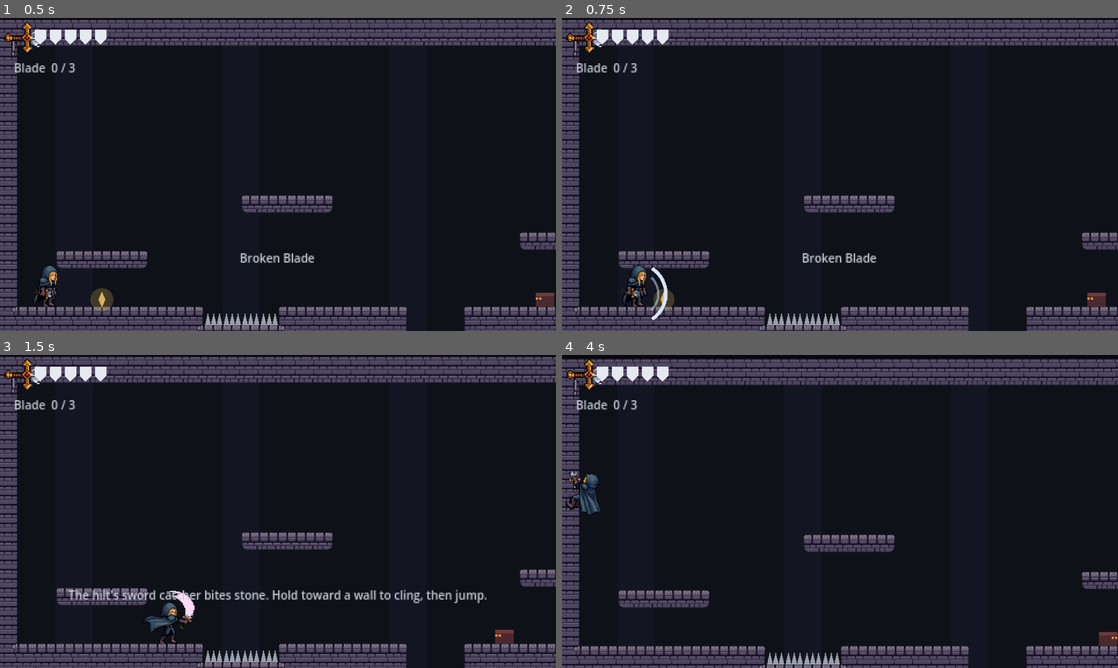
Above: before the commit, frames 1-4 (two rows, left to right).
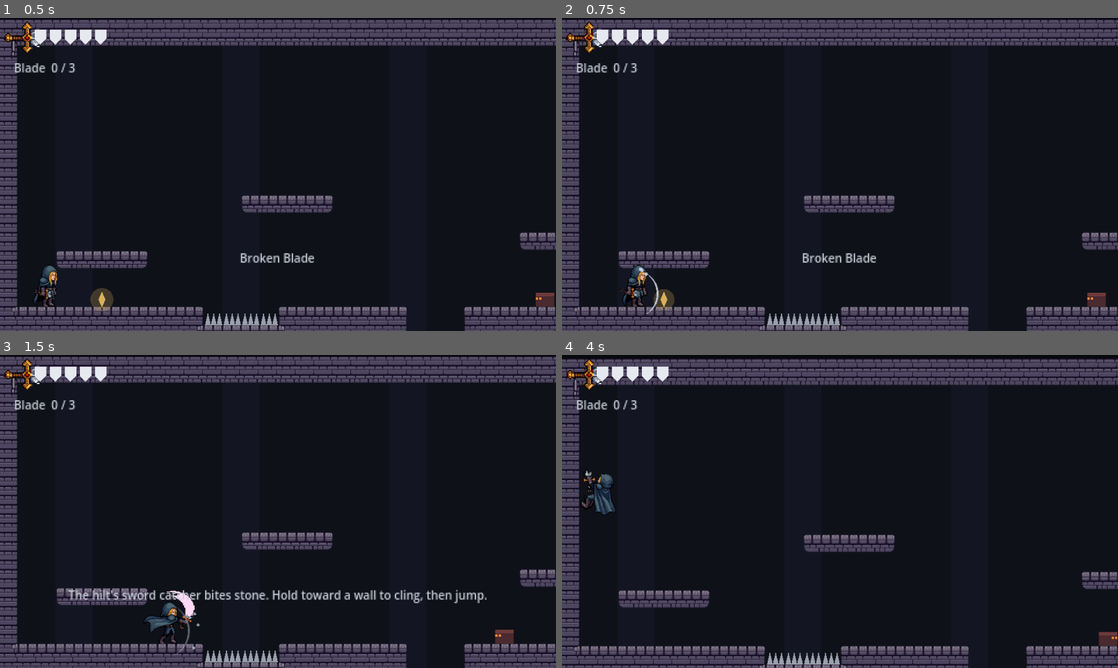
Above: after the commit, the same moments.

Repository: M1QuickGun/broken-blade
Game: Godot game, scene res://scenes/main.tscn
Two runs of this game, one before a commit and one after it. Both use one fixed random seed, a clock stepped at 60 frames per second and the inputs below.
Inputs (mouse positions are in pixels of both pictures, inside the frame that each line leads up to):
- Up to frame 1 (0.5 s): no input
- Up to frame 2 (0.75 s): move the mouse to (812, 237) at 0.52 s; hold D (move_right) from 0.53 s (still down); hold Right mouse button (shockline) from 0.53 s (still down); tap Shift (dash) at 0.6 s; click (812, 237) at 0.67 s
- Up to frame 3 (1.5 s): tap Space (jump) at 0.77, 1.07 s; release D (move_right) at 1.25 s; release Right mouse button (shockline) at 1.25 s; drag from (444, 558) to (211, 655) at 1.27 s
- Up to frame 4 (4 s): move the mouse to (673, 464) at 2.02 s; hold A (move_left) 2.03-2.75 s; hold Space (jump) 2.03-2.75 s; tap Shift (dash) at 2.3, 3.6 s; drag from (867, 511) to (673, 464) at 2.77 s; move the mouse to (756, 433) at 3.52 s; hold A (move_left) from 3.53 s (still down); hold Space (jump) from 3.53 s (still down)

Frame 1 is identical in both runs. In frame 2, 0.2% of the frame differs, in the area x 13-19%, y 79-97%; in frame 3, less than 0.1%; in frame 4, 0.7%, in the area x 0-10%, y 36-51%.

Commit message:
Shockline aim pose, elemental swing waves, easier wall climbing
- Shockline: Storm stops and points the blade while lightning gathers, then the tip fires
- Swings throw a crescent wave that grows with each blade piece and takes on its elements
- Jumping while holding toward a wall climbs it; cling pose drawn flush with the wall
- Ice+lightning cling animation no longer paints its own wall

Co-Authored-By: Claude Opus 5.5 <noreply@anthropic.com>

Diff:
--- a/scripts/player.gd
+++ b/scripts/player.gd
@@ -68,7 +68,13 @@
 const WALL_COYOTE_TIME := 0.1
 ## How long after a wall jump air steering is weakened, so the kick-off carries.
 const WALL_JUMP_CARRY := 0.18
-const WALL_SPRITE_BACK := 4.0
+## Holding toward the wall while jumping off it climbs instead: mostly up, a small hop
+## out, so Storm comes straight back to the wall higher up.
+const WALL_CLIMB_PUSH := 60.0
+const WALL_CLIMB_VELOCITY := -340.0
+## The cling art leans into the wall; this is how far back to draw each stage's pose so his
+## boots meet the wall's surface instead of sinking into it (measured from the art).
+const WALL_POSE_BACK := {"hilt": 16.5, "ice": 13.5, "ice_fire": 16.0, "ice_lightning": 13.0, "full": 13.75}
 
 ## Sliding and spinning tuck Storm down to half height: a slide from the feet up,
 ## a spin around the middle of his body.
@@ -90,6 +96,9 @@
 const SHOCK_PULL_SPEED := 600.0
 const SHOCK_MAX_PULL_TIME := 0.6
 const SHOCK_COOLDOWN := 0.2
+## Before the tip flies, Storm stops and points the blade at the target for this long
+## while lightning gathers at the tip.
+const SHOCK_AIM_TIME := 0.16
 const SHOCK_ARRIVE_DIST := 10.0
 const SHOCK_STRIKE_DIST := 14.0
 ## Where Storm's feet sit relative to a ring he's hanging from, so the ring is
@@ -104,6 +113,13 @@
 const HURT_KNOCKBACK := Vector2(160, -200)
 
 const COLOR_SLASH := Color(0.85, 0.9, 1.0)
+## Each swing throws a crescent wave from the blade. It grows with every piece recovered and
+## takes on each piece's element: ice, then fire and lightning around it.
+const WAVE_TIME := 0.22
+const WAVE_ARC := 1.15
+const COLOR_WAVE_STEEL := Color(0.8, 0.84, 0.92)
+const COLOR_WAVE_ICE := Color(0.62, 0.9, 1.0)
+const COLOR_WAVE_BOLT := Color(0.72, 0.56, 1.0)
 const COLOR_ICE := Color(0.6, 0.88, 1.0)
 const COLOR_FIRE := Color(1.0, 0.45, 0.12)
 const COLOR_FIRE_CORE := Color(1.0, 0.85, 0.4)
@@ -134,6 +150,7 @@
 var _attack_cd := 0.0
 var _slash_time := 0.0
 var _slash_dir := Vector2.RIGHT
+var _wave_time := 0.0
 var _invuln := 0.0
 var _strike_guard := 0.0
 var _hurt_lock := 0.0
@@ -149,7 +166,7 @@
 ## Recent positions during a dash, drawn as fading afterimages: [{pos, age}].
 var _trail: Array[Dictionary] = []
 
-enum Shock { NONE, FIRING, PULLING, HANGING }
+enum Shock { NONE, AIMING, FIRING, PULLING, HANGING }
 var _shock := Shock.NONE
 var _shock_target: Node2D = null
 ## Where the end of the line is, in global coordinates.
@@ -189,6 +206,7 @@
 	"slide": [40.0, false],
 	"spin": [26.0, false],
 	"wall": [6.0, true],
+	"point": [24.0, false],
 }
 ## Where Storm's body sits across each frame size, in art pixels. Larger frames leave
 ## room for the blade ahead of him, so he's off-centre and the flip has to account for it.
@@ -289,7 +307,9 @@
 		elif Input.is_action_just_pressed("shockline") and _can_shock():
 			_fire_shockline(input_x)
 
-	if _shock == Shock.FIRING:
+	if _shock == Shock.AIMING:
+		_update_shock_aiming(delta)
+	elif _shock == Shock.FIRING:
 		_update_shock_firing(delta)
 	elif _shock == Shock.PULLING:
 		_update_shock_pull(delta)
@@ -331,6 +351,7 @@
 	_jump_buffer -= delta
 	_attack_cd -= delta
 	_slash_time -= delta
+	_wave_time -= delta
 	_attack_anim -= delta
 	_invuln -= delta
 	_strike_guard -= delta
@@ -427,13 +448,18 @@
 
 
 func _wall_jump() -> void:
-	velocity = Vector2(-_wall_coyote_dir * WALL_JUMP_PUSH, WALL_JUMP_VELOCITY)
-	facing = -_wall_coyote_dir
+	var toward_wall := signf(Input.get_axis("move_left", "move_right")) == _wall_coyote_dir
+	if toward_wall:
+		velocity = Vector2(-_wall_coyote_dir * WALL_CLIMB_PUSH, WALL_CLIMB_VELOCITY)
+		facing = _wall_coyote_dir
+	else:
+		velocity = Vector2(-_wall_coyote_dir * WALL_JUMP_PUSH, WALL_JUMP_VELOCITY)
+		facing = -_wall_coyote_dir
 	_wall_dir = 0
 	_wall_coyote = 0.0
 	_jump_buffer = 0.0
 	_no_jump_cut = false
-	_carry = WALL_JUMP_CARRY
+	_carry = 0.0 if toward_wall else WALL_JUMP_CARRY
 
 
 # --- Ice dash ---
@@ -549,9 +575,10 @@
 	_spin_time = 0.0
 	if input_x != 0.0:
 		facing = 1 if input_x > 0.0 else -1
-	_shock = Shock.FIRING
+	_shock = Shock.AIMING
+	_shock_time = 0.0
 	_shock_dir = _shock_aim()
-	_shock_tip = _center()
+	_shock_tip = _sword_point()
 	_shock_target = null
 	_dash_time = 0.0
 	_carry = 0.0
@@ -576,6 +603,20 @@
 	return best
 
 
+## Where the lightning tip sits on the held blade, in global coordinates.
+func _sword_point() -> Vector2:
+	return _center() + Vector2(SWORD_POINT.x * facing, SWORD_POINT.y)
+
+
+## Storm hangs still, pointing the blade, then the tip flies.
+func _update_shock_aiming(delta: float) -> void:
+	velocity = Vector2.ZERO
+	_shock_time += delta
+	if _shock_time >= SHOCK_AIM_TIME:
+		_shock = Shock.FIRING
+		_shock_tip = _sword_point()
+
+
 ## The line flies straight out while Storm braces. Whatever it hits, or wherever
 ## it runs out, he gets dragged there.
 func _update_shock_firing(delta: float) -> void:
@@ -705,6 +746,8 @@
 	facing = 1 if dir.x > 0.0 else -1
 	_slash_dir = dir
 	_slash_time = SLASH_TIME
+	_wave_time = WAVE_TIME
+	_wave_sparks()
 	_attack_anim = ATTACK_COOLDOWN
 	_sprite.play("attack")
 	_sprite.frame = 0
@@ -724,6 +767,7 @@
 	_attack_cd = ATTACK_COOLDOWN
 	_slash_time = SLASH_TIME
 	_attack_anim = ATTACK_COOLDOWN
+	_wave_time = WAVE_TIME
 	var anim := "attack"
 	if Input.is_action_pressed("look_up"):
 		_slash_dir = Vector2.UP
@@ -740,6 +784,7 @@
 			anim = "attack2"
 	_sprite.play(anim)
 	_sprite.frame = 0
+	_wave_sparks()
 
 	var hit_enemy := false
 	var hit_hazard_tile := false
@@ -860,7 +905,7 @@
 ## The blade stage to draw right now: the real one, minus the tip while it's flying.
 func _display_stage() -> String:
 	var stage := Game.blade_stage()
-	if _shock != Shock.NONE:
+	if _shock != Shock.NONE and _shock != Shock.AIMING:
 		return TIPLESS_STAGE.get(stage, stage)
 	return stage
 
@@ -892,6 +937,8 @@
 		var path := "res://art/storm/%s/%s.png" % [stage, anim]
 		if not ResourceLoader.exists(path):
 			path = "res://art/storm/hilt/%s.png" % anim
+		if not ResourceLoader.exists(path):
+			continue
 		var sheet: Texture2D = load(path)
 		var size := sheet.get_height()
 		frames.add_animation(anim)
@@ -913,13 +960,16 @@
 	var body_x: float = BODY_X_BY_FRAME.get(size, size / 2.0)
 	_sprite.offset = Vector2((size / 2.0 - body_x) * facing, -size / 2.0)
 	_sprite.visible = not (_invuln > 0.0 and fmod(_invuln, 0.16) < 0.08)
-	# In the cling pose the hooked sword reaches past his body; pull him back so it meets the wall.
-	_sprite.position.x = -facing * WALL_SPRITE_BACK if _wall_dir != 0 else 0.0
+	_sprite.position.x = -facing * WALL_POSE_BACK.get(_shown_stage, 0.0) if _wall_dir != 0 else 0.0
+
 	# The spin art whirls around the middle of its frame (half a frame above the feet, in
 	# world units a quarter of the art size); drop it so that lines up with the spin body.
 	_sprite.position.y = size / 4.0 + SPIN_BODY.get_center().y if _spin_time > 0.0 else 0.0
 	if _spin_time > 0.0:
 		return  # started in _start_spin, plays through once
+	if _shock == Shock.AIMING:
+		_sprite.play("point" if _sprite.sprite_frames.has_animation("point") else "idle")
+		return
 	if _is_small():
 		# Sliding, or still tucked under a low ceiling: hold the low slide pose.
 		if _sprite.animation != "slide":
@@ -967,20 +1017,81 @@
 
 	for ember in _embers:
 		var life: float = 1.0 - ember.age / EMBER_LIFE
-		var color := COLOR_FIRE_CORE.lerp(COLOR_FIRE, 1.0 - life)
+		var color: Color = ember.color if ember.has("color") else COLOR_FIRE_CORE.lerp(COLOR_FIRE, 1.0 - life)
 		draw_circle(ember.pos - global_position, 0.6 + life, Color(color, life))
 
 
-	if _shock != Shock.NONE:
-		var sword := _center() - global_position + Vector2(SWORD_POINT.x * facing, SWORD_POINT.y)
-		_draw_shockline(sword, _shock_tip - global_position)
-
-	if _slash_time > 0.0:
-		var center := Vector2(0, -11)
-		var angle := _slash_dir.angle()
-		var radius := Game.blade_reach() + 4.0
-		draw_arc(center, radius, angle - 1.0, angle + 1.0, 16, COLOR_SLASH, 3.0)
-		draw_arc(center, radius * 0.75, angle - 0.8, angle + 0.8, 12, Color(COLOR_SLASH, 0.5), 2.0)
+	if _shock == Shock.AIMING:
+		# Lightning gathering at the tip before it flies.
+		var tip := _sword_point() - global_position
+		var charge := clampf(_shock_time / SHOCK_AIM_TIME, 0.0, 1.0)
+		draw_circle(tip, 2.0 + charge * 3.0, Color(COLOR_BOLT_GLOW, 0.3 + charge * 0.4))
+		for i in 3:
+			var spark := Vector2.from_angle(randf() * TAU) * (3.0 + charge * 4.0)
+			draw_line(tip, tip + spark, COLOR_BOLT, 1.0)
+	elif _shock != Shock.NONE:
+		_draw_shockline(_sword_point() - global_position, _shock_tip - global_position)
+
+	if _wave_time > 0.0:
+		_draw_wave()
+
+
+## The swing's elemental wave: a crescent thrown out along the slash that widens as it fades.
+## The hilt alone throws a thin steel arc; ice thickens it into a frozen crescent, fire wraps
+## flame around its outer edge, lightning crackles along it.
+func _draw_wave() -> void:
+	var t := 1.0 - _wave_time / WAVE_TIME
+	var fade := 1.0 - t
+	var center := Vector2(0, _body.get_center().y)
+	var angle := _slash_dir.angle()
+	var radius := (Game.blade_reach() + 2.0) * (0.75 + 0.35 * t)
+	var thick := 2.0 + 2.5 * Game.pieces
+	var ice := Game.has_ability("dash")
+	var fire := Game.has_ability("double_jump")
+	var bolt := Game.has_ability("shockline")
+	if fire:
+		_draw_crescent(center, radius + thick * 0.5, thick * 0.9, angle, Color(COLOR_FIRE, 0.75 * fade))
+		_draw_crescent(center, radius + thick * 0.2, thick * 0.5, angle, Color(COLOR_FIRE_CORE, 0.8 * fade))
+	_draw_crescent(center, radius, thick, angle, Color(COLOR_WAVE_ICE if ice else COLOR_WAVE_STEEL, 0.85 * fade))
+	_draw_crescent(center, radius - thick * 0.35, thick * 0.35, angle, Color(1, 1, 1, 0.7 * fade))
+	if bolt:
+		var zig := PackedVector2Array()
+		for i in 13:
+			var a := angle - WAVE_ARC + WAVE_ARC * 2.0 * i / 12.0
+			zig.append(center + Vector2.from_angle(a) * (radius + randf_range(-thick, thick) * 0.6))
+		draw_polyline(zig, Color(COLOR_WAVE_BOLT, fade), 1.5)
+		draw_polyline(zig, Color(COLOR_BOLT, fade), 0.8)
+
+
+## A crescent: thickest in the middle of the arc, tapering to points at both ends.
+func _draw_crescent(center: Vector2, radius: float, thick: float, angle: float, color: Color) -> void:
+	var points := PackedVector2Array()
+	var steps := 16
+	for i in steps + 1:
+		var a := angle - WAVE_ARC + WAVE_ARC * 2.0 * i / steps
+		points.append(center + Vector2.from_angle(a) * radius)
+	for i in range(steps, -1, -1):
+		var a := angle - WAVE_ARC + WAVE_ARC * 2.0 * i / steps
+		var taper := sin(PI * i / steps)
+		points.append(center + Vector2.from_angle(a) * (radius - thick * taper))
+	draw_colored_polygon(points, color)
+
+
+## Throws a few sparks of the blade's elements off the wave when a swing starts.
+func _wave_sparks() -> void:
+	var colors: Array[Color] = [COLOR_WAVE_ICE if Game.has_ability("dash") else COLOR_WAVE_STEEL]
+	if Game.has_ability("double_jump"):
+		colors.append(COLOR_FIRE)
+	if Game.has_ability("shockline"):
+		colors.append(COLOR_BOLT)
+	var center := global_position + Vector2(0, _body.get_center().y)
+	for i in 3 + 2 * Game.pieces:
+		if _embers.size() >= MAX_EMBERS:
+			break
+		var a := _slash_dir.angle() + randf_range(-WAVE_ARC, WAVE_ARC)
+		var dir := Vector2.from_angle(a)
+		_embers.append({"pos": center + dir * Game.blade_reach(), "vel": dir * 60.0,
+			"age": 0.0, "color": colors[i % colors.size()]})
 
 
 ## The shockline: the blade's lightning tip flying out ahead on a strand of barbed wire,
Binary file added: art/storm/full/point.png
Not shown, added: art/storm/full/point.png.import
Binary file added: art/storm/ice_lightning/point.png
Not shown, added: art/storm/ice_lightning/point.png.import
Binary file changed: art/storm/ice_lightning/wall.png
Not shown, changed: README.md
